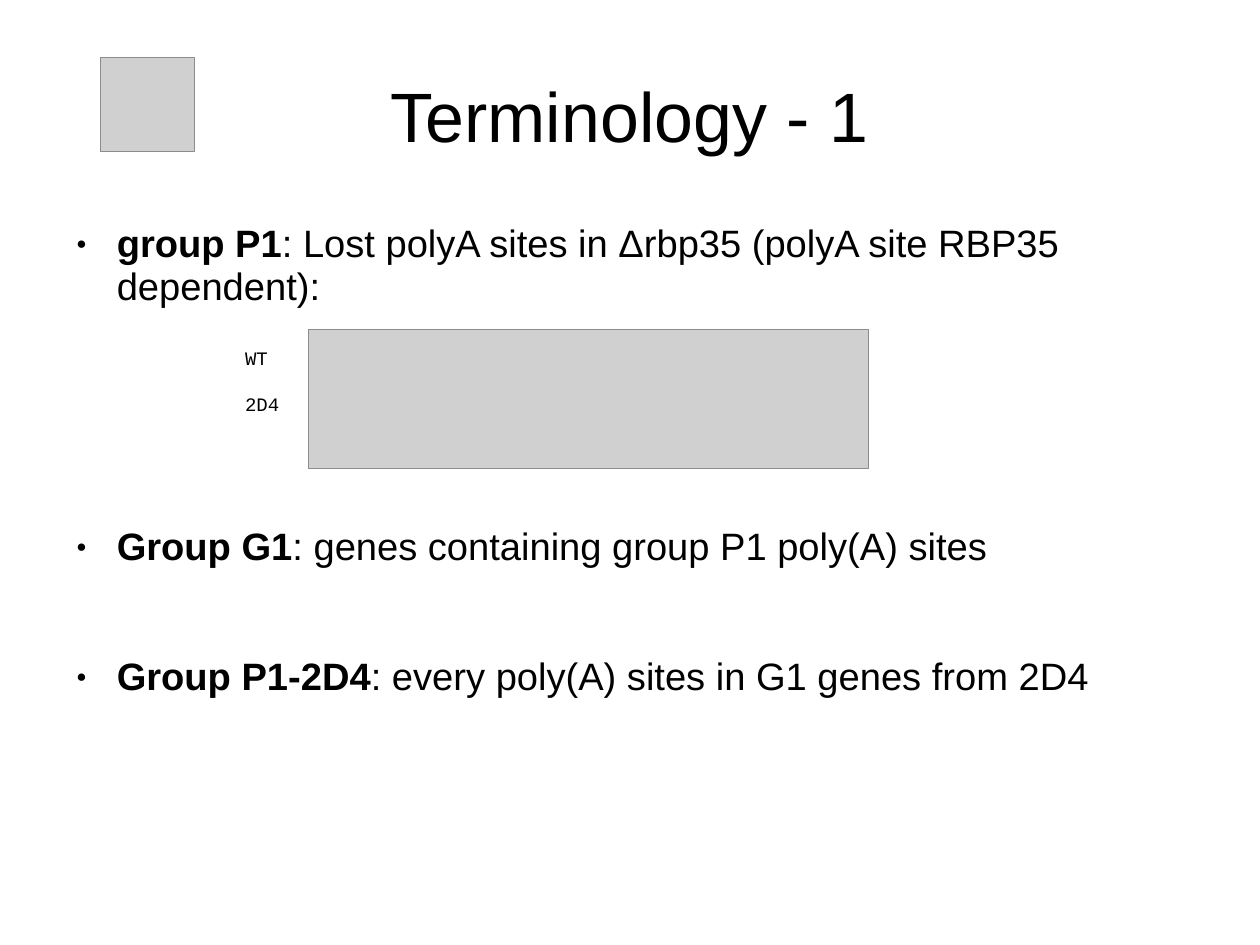
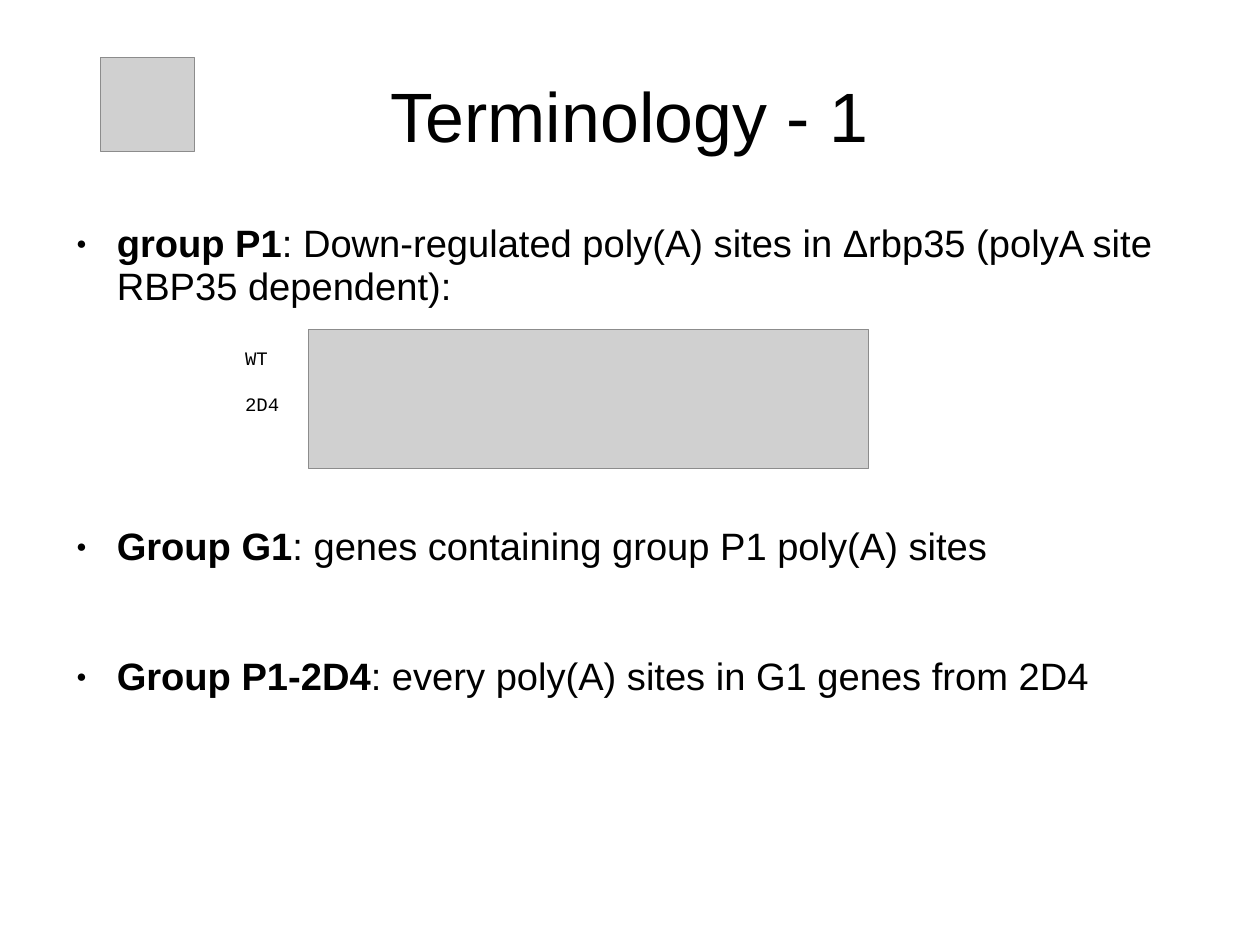
Before and after one commit to wilkinsonlab/m-oryzae-polya, a slide deck: slide 25 of doc/oryzae_presentation.odp. Drawn at 1260x945 pixels with LibreOffice and Linux fonts; fonts in the diff are those of the drawing; grey boxes stand for pictures. Boxes give left, top, right and bottom in pixels: in the first picture for what was removed or moved away, otherwise in the second. Text is boxed around its words. In the diff, an @@ line names an element or a change of style, - is before the commit and + after.

```diff
--- a/doc/oryzae_presentation.odp
+++ b/doc/oryzae_presentation.odp
@@ text at (x1=117, y1=229, x2=1152, y2=308): text changed @@
-● group P1: Lost polyA sites in Δrbp35 (polyA site RBP35 dependent):
+● group P1: Down-regulated poly(A) sites in Δrbp35 (polyA site RBP35 dependent):
```
Also in this commit, not shown: 13 other slides changed, 2 slides added, 1 slide removed, 4 other files.
